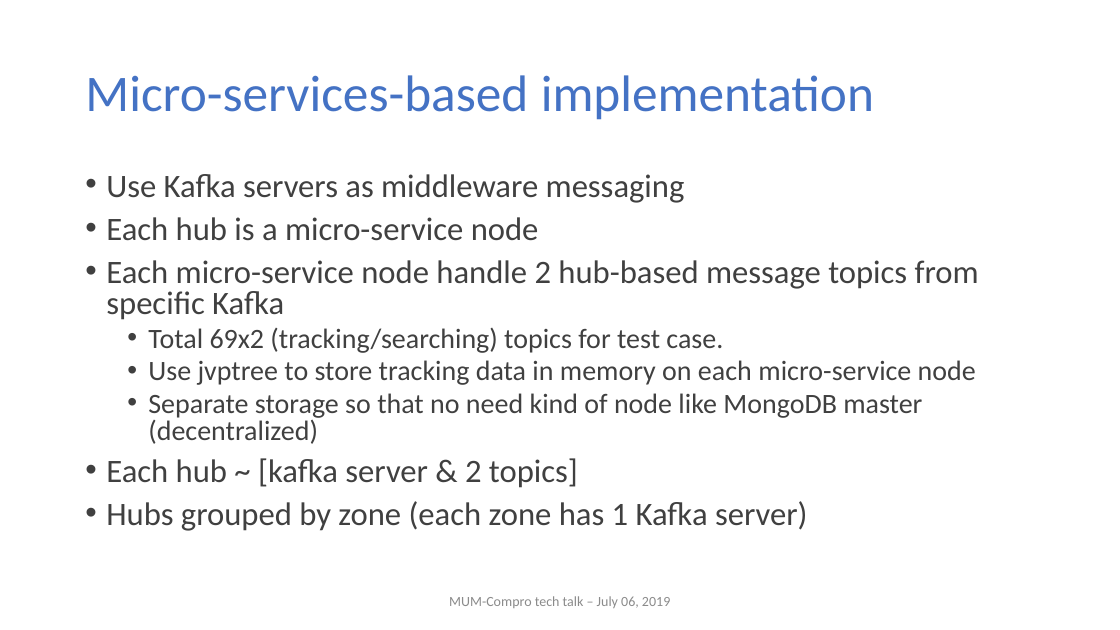
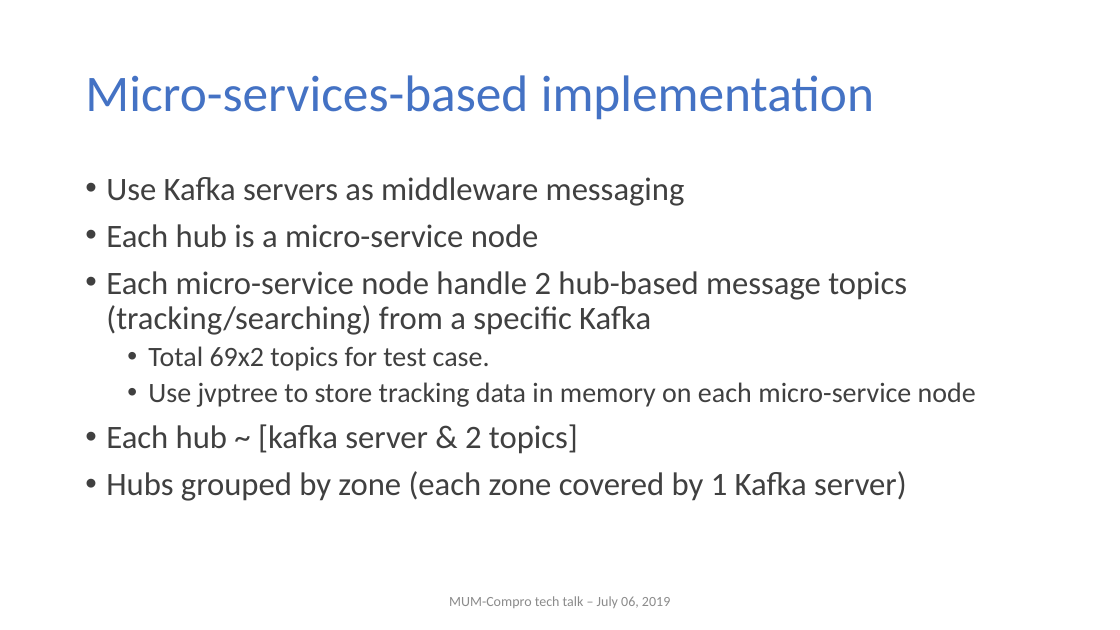
Before and after one commit to nghianghesi/hms, a slide deck: slide 16 of slide.pptx. Drawn at 1120x630 pixels with LibreOffice and Linux fonts; fonts in the diff are those of the drawing; background and template pictures are left out. Boxes give left, top, right and bottom in pixels: in the first picture for what was removed or moved away, otherwise in the second. Text is boxed around its words. In the diff, an @@ line names an element or a change of style, - is before the commit and + after.

Commit message:
ready to go slide

```diff
--- a/slide.pptx
+++ b/slide.pptx
@@ text at box(106, 177, 976, 454): line spacing 0.8 to 0.9 @@
@@ text at box(106, 271, 907, 371): text changed @@
-• Each micro-service node handle 2 hub-based message topics from specific Kafka
-  • Total 69x2 (tracking/searching) topics for test case.
+• Each micro-service node handle 2 hub-based message topics (tracking/searching) from a specific Kafka
+  • Total 69x2 topics for test case.
@@ text at box(148, 393, 922, 444): paragraph removed @@
-  • Separate storage so that no need kind of node like MongoDB master (decentralized)
@@ text at box(106, 471, 907, 501): text changed @@
-• Hubs grouped by zone (each zone has 1 Kafka server)
+• Hubs grouped by zone (each zone covered by 1 Kafka server)
```
Also in this commit, not shown: 7 other slides changed.
